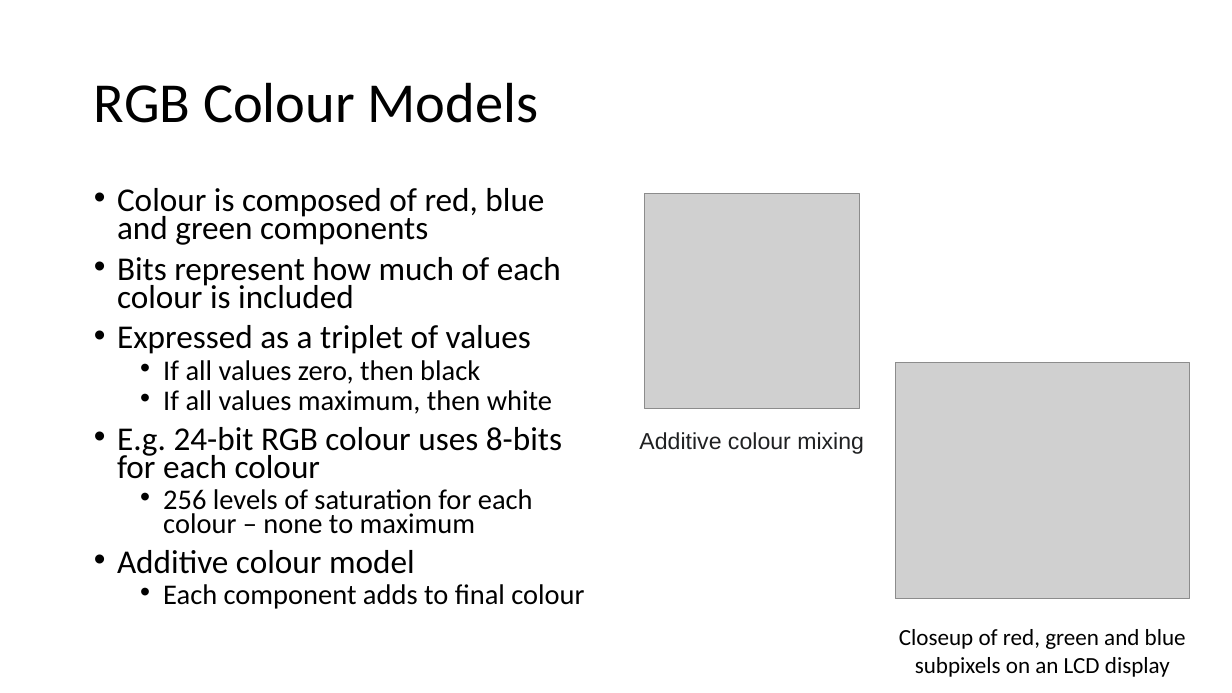
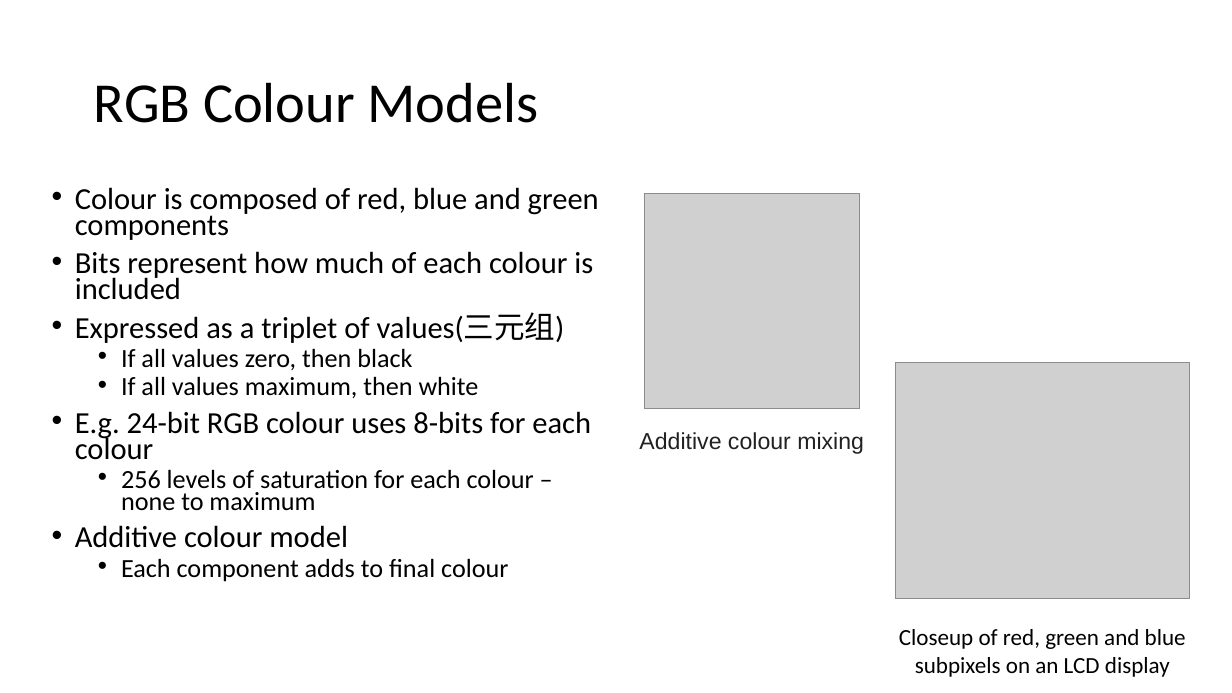
Before and after one commit to vcboy1/Leeds, a slide deck: slide 42 of 26fall/1860/Lecture/Week1.3/Lecture 1.3.1.pptx. Drawn at 1232x693 pixels with LibreOffice and Linux fonts; fonts in the diff are those of the drawing; grey boxes stand for pictures; background and template pictures are left out. Boxes give left, top, right and bottom in pixels: in the first picture for what was removed or moved away, otherwise in the second. Text is boxed around its words. In the diff, an @@ line names an element or a change of style, - is before the commit and + after.

```diff
--- a/26fall/1860/Lecture/Week1.3/Lecture 1.3.1.pptx
+++ b/26fall/1860/Lecture/Week1.3/Lecture 1.3.1.pptx
@@ text "Colour is composed of red, ...": place and size @@
-text "Colour is composed of red, ..." at (117, 188, 584, 609)
+text "Colour is composed of red, ..." at (75, 187, 599, 582)
@@ text at (75, 187, 599, 582): size 25.9 to 23.8 pt in "Colour is composed of red, blue and ...", "Bits represent how much of each colour ...", "E.g. 24-bit RGB colour uses 8-bits for ...", "Additive colour model"; size 22.2 to 20.4 pt in "If all values zero, then black", "If all values maximum, then white", "256 levels of saturation for each colour ...", "Each component adds to final colour" @@
@@ text at (75, 312, 565, 343): text changed; size 25.9 to 23.8 pt @@
-• Expressed as a triplet of values
+• Expressed as a triplet of values(三元组)
```
Also in this commit, not shown: 6 other slides changed, 13 other files.
